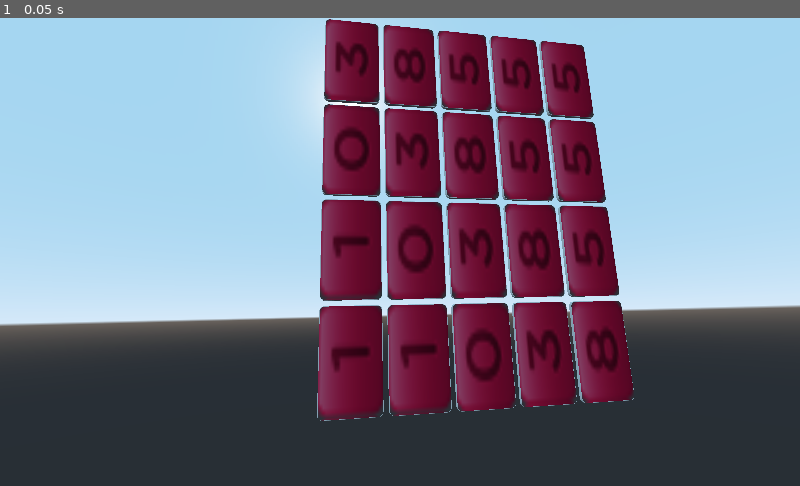
Above: before the commit, frame 1.
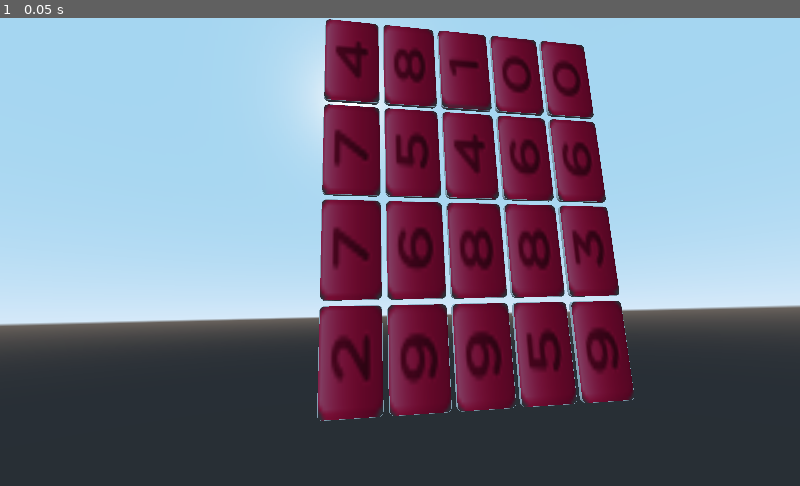
Above: after the commit, the same moment.

Repository: Seb-C89/godot-domino
Game: Godot game, scene res://scn/game.tscn
Two runs of this game, one before a commit and one after it. Both use one fixed random seed, a clock stepped at 60 frames per second and the inputs below.
Inputs:
- Up to frame 1 (0.05 s): no input

The runs differ from the first frame. In frame 1, 1.9% of the frame differs, in the area x 40-77%, y 4-86%.

Commit message:
better use of randomization

Diff:
--- a/scn/board.gd
+++ b/scn/board.gd
@@ -9,9 +9,9 @@
 var __cols = 0
 var __board = []
 var __tiles_offset = 0
-var __alea = []
+var __alea = null
 var __board_size = 0
-var __domino_size
+var __domino_size = 0
 
 var chain = []
 
@@ -61,7 +61,7 @@
 			#Duplique material (else all instance share same params like uv_coord, color, ...)
 			__board[rowID][colID].get_node("mesh_domino/mesh_face").set_surface_material(0, __board[0][0].get_node("mesh_domino/mesh_face").get_surface_material(0).duplicate())
 			#Set_face()
-			__board[rowID][colID].set_face(__alea[rowID+colID])
+			__board[rowID][colID].set_face(__alea.randi_range(0, 9))
 			#Connect input event
 #			__board[rowID][colID].get_node("Area").connect("input_event", self, "on_Domino_input_event", [rowID, colID])
 			__board[rowID][colID].get_node("Area").connect("input_event", self, "on_Domino_input_event", [__board[rowID][colID]])
--- a/scn/game.gd
+++ b/scn/game.gd
@@ -8,13 +8,18 @@
 
 # Called when the node enters the scene tree for the first time.
 func _ready():
-	randomize()
-	var r = []
-	r.resize(50)
-	for i in len(r):
-		r[i] = randi()%10
-	print(r)
-	get_node("Board").init(4, 5, 0.1, r)
+	var rng = RandomNumberGenerator.new()
+	rng.randomize()
+
+	#Player 2
+	#var rng2 = RandomNumberGenerator.new()
+	#rng2.seed = rng.seed
+
+	get_node("Board").init(4, 5, 0.1, rng)
+
+#	get_node("Texte").set_text("Sebastien")
+#	get_node("Texte").update_text("AbCd")
+#	get_node("Texte").set_text("854263")
 
 
 # Called every frame. 'delta' is the elapsed time since the previous frame.
